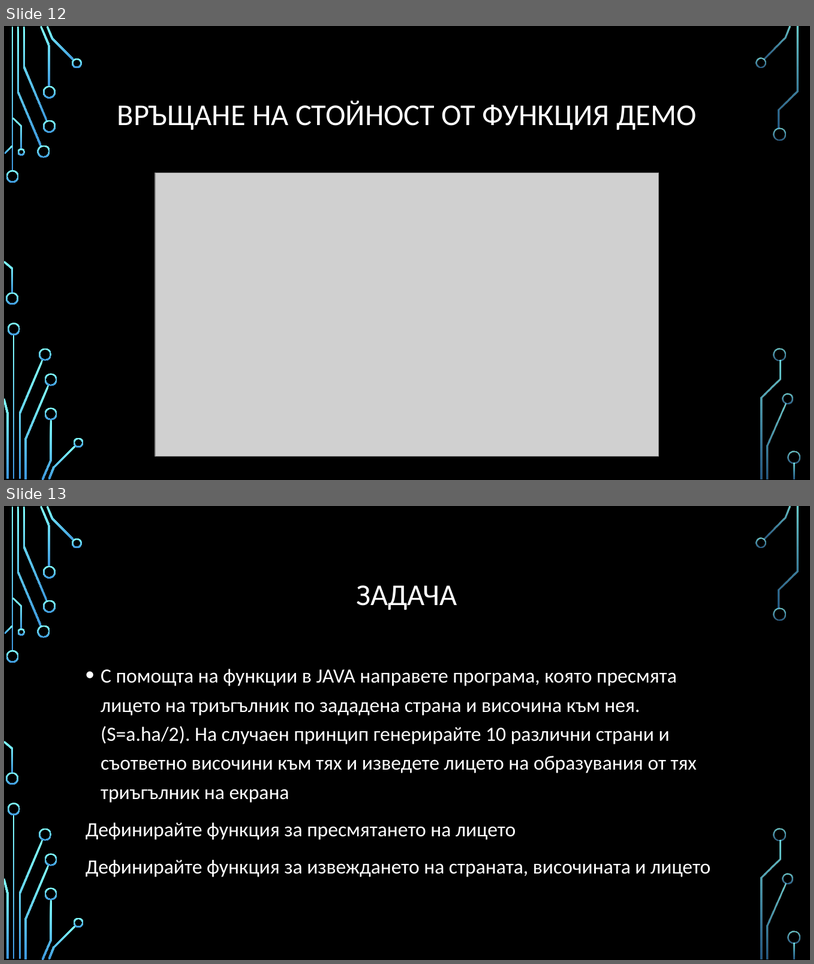
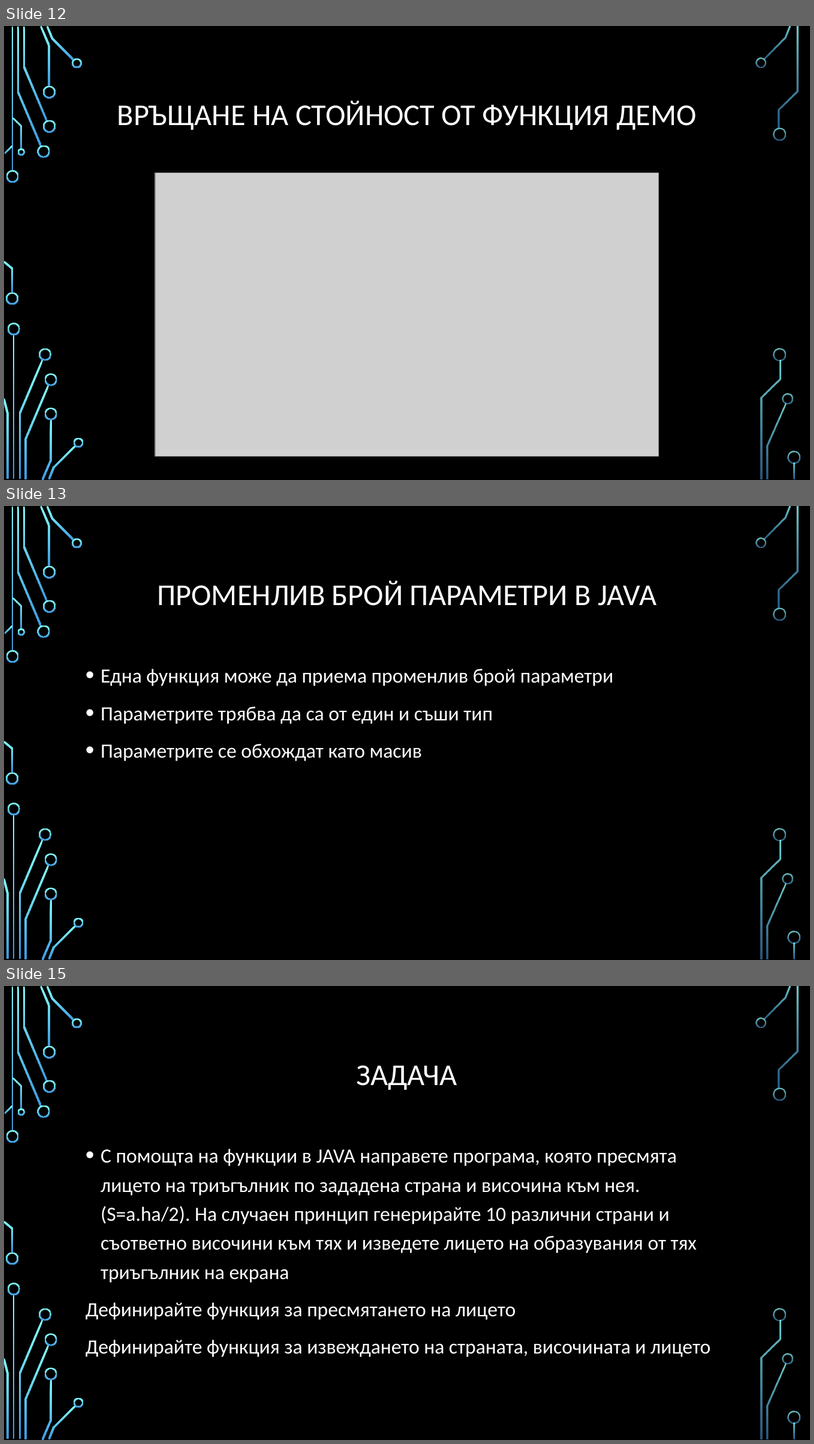
Before and after one commit to Bilyukov/java-course, a slide deck: 04.functions.pptx. Shown one above the other, each under a label of ours: slides 12 and 13 before the commit, slides 12, 13 and 15 after it; the slides between them are not shown. The pictures are 814x964 and 814x1444 pixels, drawn with LibreOffice and Linux fonts; fonts in the diff are those of the drawing; grey boxes stand for pictures; background and template pictures are left out. Boxes give left, top, right and bottom in pixels: in the first picture for what was removed or moved away, otherwise in the second. Text is boxed around its words. In the diff, an @@ line names an element or a change of style, - is before the commit and + after.

```diff
--- a/04.functions.pptx
+++ b/04.functions.pptx
@@ slide 13 added at (4,506,810,960), background picture (left out); not listed: 36 template elements that a slide beside it also shows @@
@@ title added at (157,580,657,606), 36 pt, text #FFFFFF @@
+ПРОМЕНЛИВ БРОЙ ПАРАМЕТРИ В JAVA
@@ text added at (101,669,614,761), 24 pt, text #FFFFFF @@
+• Една функция може да приема променлив брой параметри
+• Параметрите трябва да са от един и съши тип
+• Параметрите се обхождат като масив
@@ what was slide 13 is now slide 15 @@
```
Also in this commit, not shown: 1 other slide added, 1 other file.
